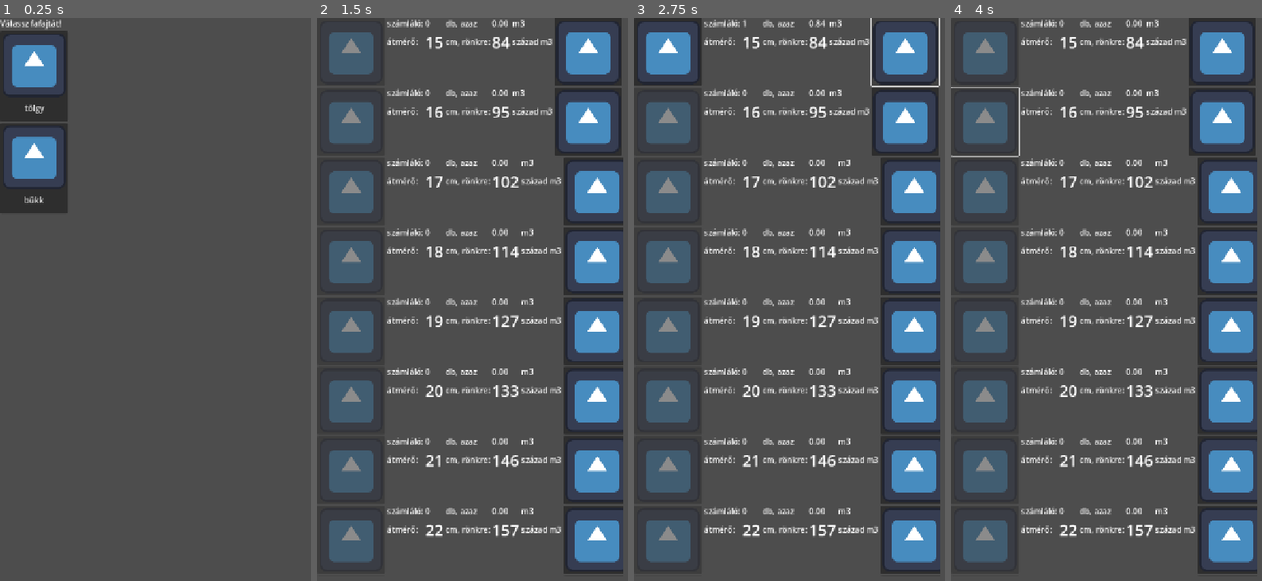
Above: before the commit, frames 1-4 (left to right).
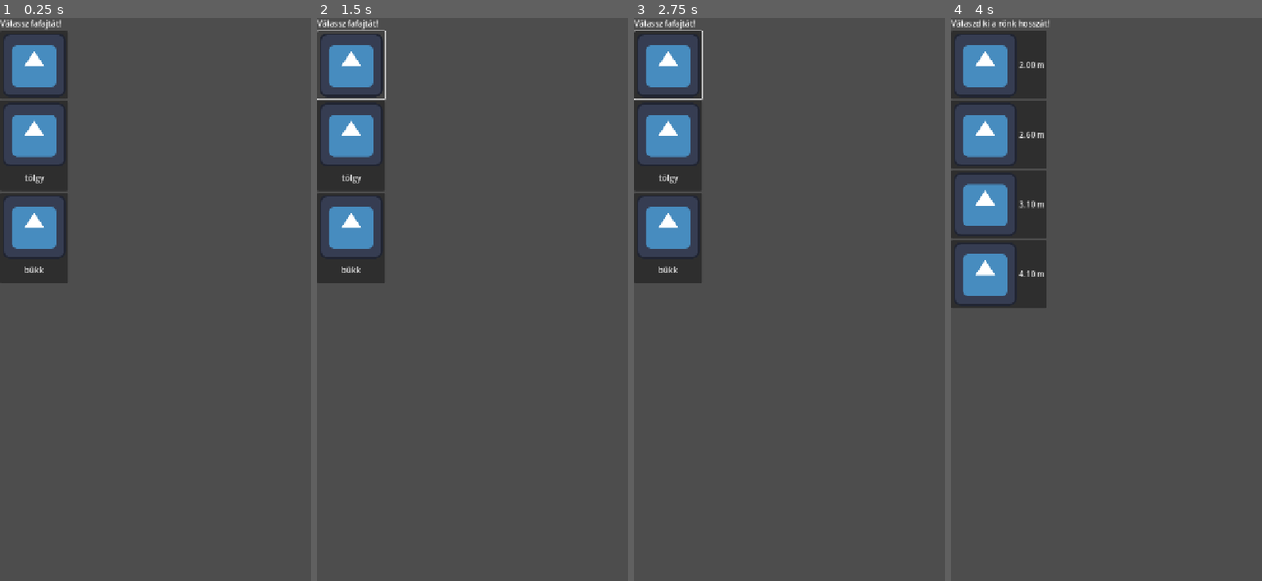
Above: after the commit, the same moments.

Repository: rolika/kob_g
Game: Godot game, scene res://main.tscn
The game is run twice, just before and just after one commit, with the same random seed, the same clock (stepped at 60 frames per second) and the same inputs. The engine's default icon, where the game draws it, is replaced by a stand-in: a white triangle on a blue panel in a dark square.
Inputs (mouse positions are in pixels of both pictures, inside the frame that each line leads up to):
- Up to frame 1 (0.25 s): no input
- Up to frame 2 (1.5 s): click (351, 63) at 0.52 s; click (363, 63) at 1.25 s, where only the run before the commit has a clickable "2.00 m"
- Up to frame 3 (2.75 s): click (904, 51) at 2.02 s
- Up to frame 4 (4 s): click (985, 51) at 2.77 s; click (985, 147) at 3.5 s, where only the run after the commit has a clickable "tölgy"

The runs differ from the first frame. In frame 1, 4.9% of the frame differs, in the area x 0-22%, y 14-48%; in frame 2, 29%; in frame 3, 29%; in frame 4, 33%, in the area x 0-99%, y 0-99%.

Commit message:
make vboxcontainer as root

Diff:
--- a/project.godot
+++ b/project.godot
@@ -28,5 +28,6 @@
 
 [rendering]
 
-renderer/rendering_method="mobile"
+renderer/rendering_method="gl_compatibility"
+renderer/rendering_method.mobile="gl_compatibility"
 textures/vram_compression/import_etc2_astc=true
--- a/scenes/select_type.tscn
+++ b/scenes/select_type.tscn
@@ -1,26 +1,27 @@
-[gd_scene load_steps=2 format=3 uid="uid://dmvlb83ioodb8"]
+[gd_scene load_steps=3 format=3 uid="uid://dmvlb83ioodb8"]
 
 [ext_resource type="Script" uid="uid://domiic3pu6i33" path="res://scripts/select_type.gd" id="1_lk0hk"]
+[ext_resource type="Texture2D" uid="uid://7oc0weeunmu" path="res://icon.svg" id="2_hv7jc"]
 
-[node name="SelectType" type="Control"]
-layout_mode = 3
-anchors_preset = 0
+[node name="SelectTpye" type="VBoxContainer"]
+offset_right = 40.0
+offset_bottom = 40.0
 script = ExtResource("1_lk0hk")
 
-[node name="VBoxContainer" type="VBoxContainer" parent="."]
-layout_mode = 0
-offset_right = 40.0
-offset_bottom = 40.0
-
-[node name="Label" type="Label" parent="VBoxContainer"]
+[node name="Label" type="Label" parent="."]
 layout_mode = 2
 text = "Válassz fafajtát!"
 
-[node name="ScrollContainer" type="ScrollContainer" parent="VBoxContainer"]
+[node name="ScrollContainer" type="ScrollContainer" parent="."]
+clip_contents = false
 custom_minimum_size = Vector2(616, 1120)
 layout_mode = 2
 horizontal_scroll_mode = 0
 vertical_scroll_mode = 3
 
-[node name="VBoxContainer" type="VBoxContainer" parent="VBoxContainer/ScrollContainer"]
+[node name="VBoxContainer" type="VBoxContainer" parent="ScrollContainer"]
 layout_mode = 2
+
+[node name="Button" type="Button" parent="ScrollContainer/VBoxContainer"]
+layout_mode = 2
+icon = ExtResource("2_hv7jc")
--- a/scripts/select_type.gd
+++ b/scripts/select_type.gd
@@ -1,4 +1,4 @@
-extends Control
+extends VBoxContainer
 
 
 const ICON: CompressedTexture2D = preload("res://icon.svg")
@@ -16,7 +16,7 @@
         button.vertical_icon_alignment = VERTICAL_ALIGNMENT_TOP
         button.icon_alignment = HORIZONTAL_ALIGNMENT_CENTER
         button.pressed.connect(_button_pressed.bind(button))
-        $VBoxContainer/ScrollContainer/VBoxContainer.add_child(button)
+        $ScrollContainer/VBoxContainer.add_child(button)
 
 
 func _button_pressed(button: Button) -> void:
Not shown, changed: export_presets.cfg
